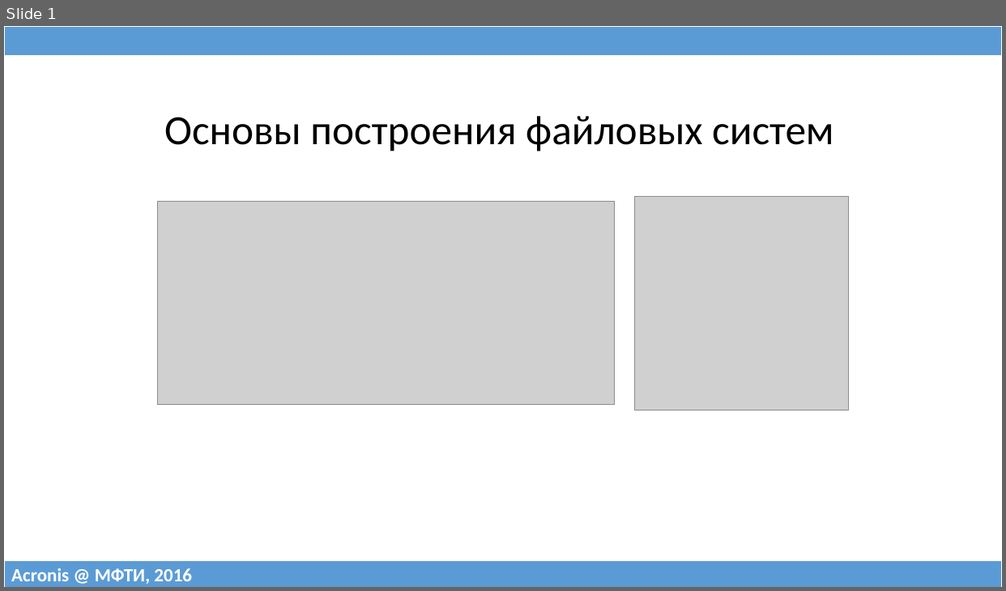
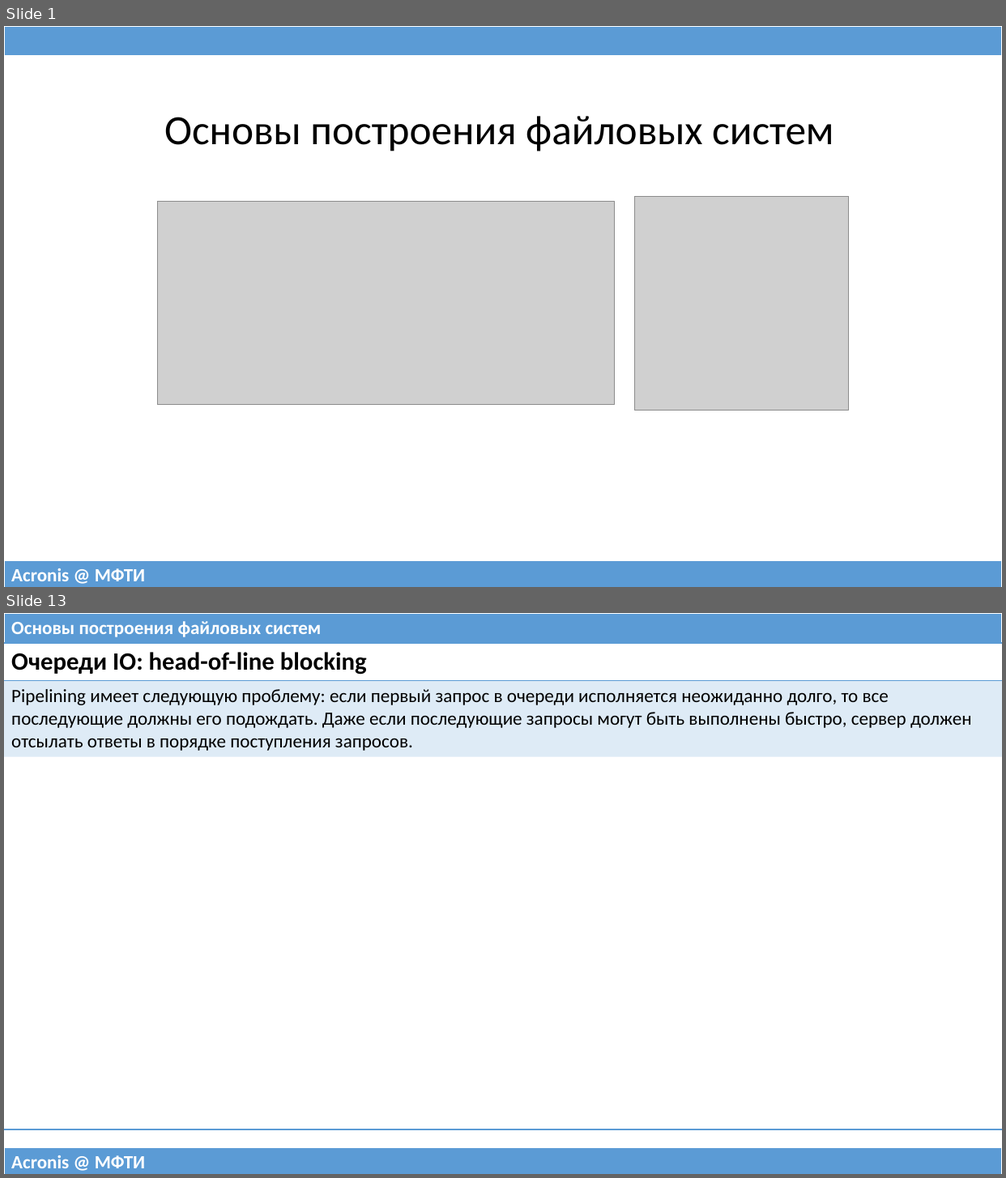
Before and after one commit to 75cc8545e7b021ed280ed0ef99fc7fc4/filesystems-101, a slide deck: talks/src/class10.pptx. Shown one above the other, each under a label of ours: slide 1 before the commit, slides 1 and 13 after it; the slides between them are not shown. The pictures are 1006x591 and 1006x1178 pixels, drawn with LibreOffice and Linux fonts; fonts in the diff are those of the drawing; grey boxes stand for pictures. Boxes give left, top, right and bottom in pixels: in the first picture for what was removed or moved away, otherwise in the second. Text is boxed around its words. In the diff, an @@ line names an element or a change of style, - is before the commit and + after.

```diff
--- a/talks/src/class10.pptx
+++ b/talks/src/class10.pptx
@@ slide 13 added at bbox=[4, 613, 1002, 1174], background #FFFFFF @@
@@ table added at bbox=[4, 613, 1002, 643], 1 rows, 1 columns @@
+Основы построения файловых систем
@@ table added at bbox=[4, 643, 1002, 1122], 3 rows, 1 columns @@
+Очереди IO: head-of-line blocking
+Pipelining имеет следующую проблему: если первый запрос в очереди исполняется неожиданно долго, то все последующие должны его подождать. Даже если последующие запросы могут быть выполнены быстро, сервер должен отсылать ответы в порядке поступления запросов.
+
@@ table added at bbox=[4, 1148, 1002, 1174], 1 rows, 1 columns @@
+Acronis @ МФТИ
@@ slide 1 changed as well @@
@@ table at bbox=[4, 561, 1002, 587] @@
-row 1, column 1: Acronis @ МФТИ, 2016
+row 1, column 1: Acronis @ МФТИ
```
Also in this commit, not shown: 2 other slides changed, 30 other slides added, 13 slides removed, 1 other file.
